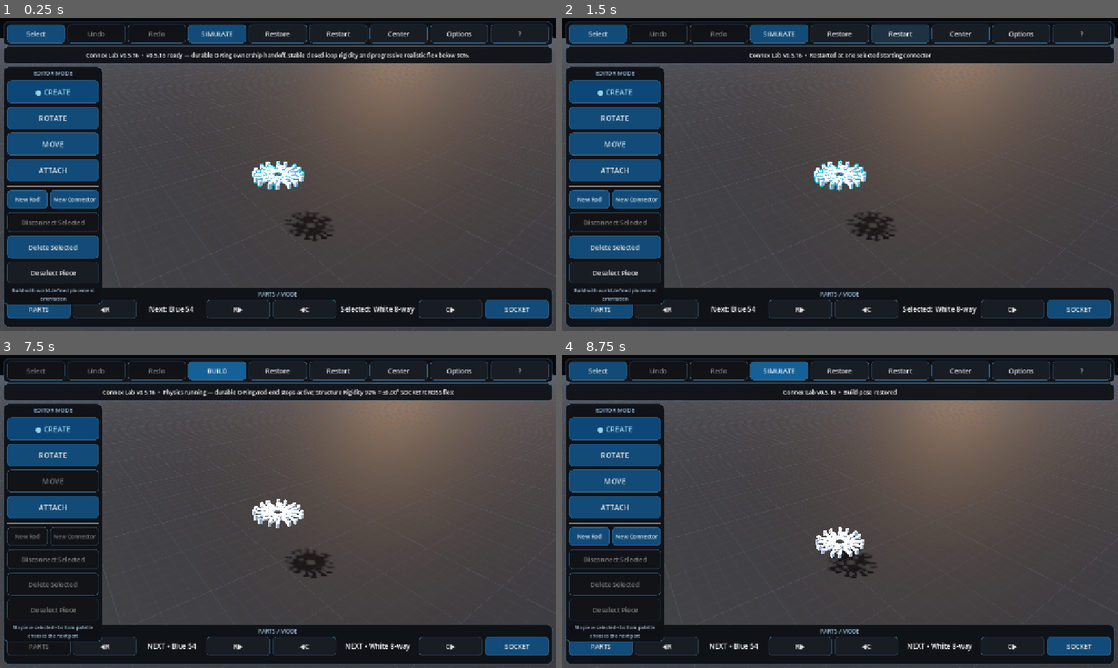
Above: before the commit, frames 1-4 (two rows, left to right).
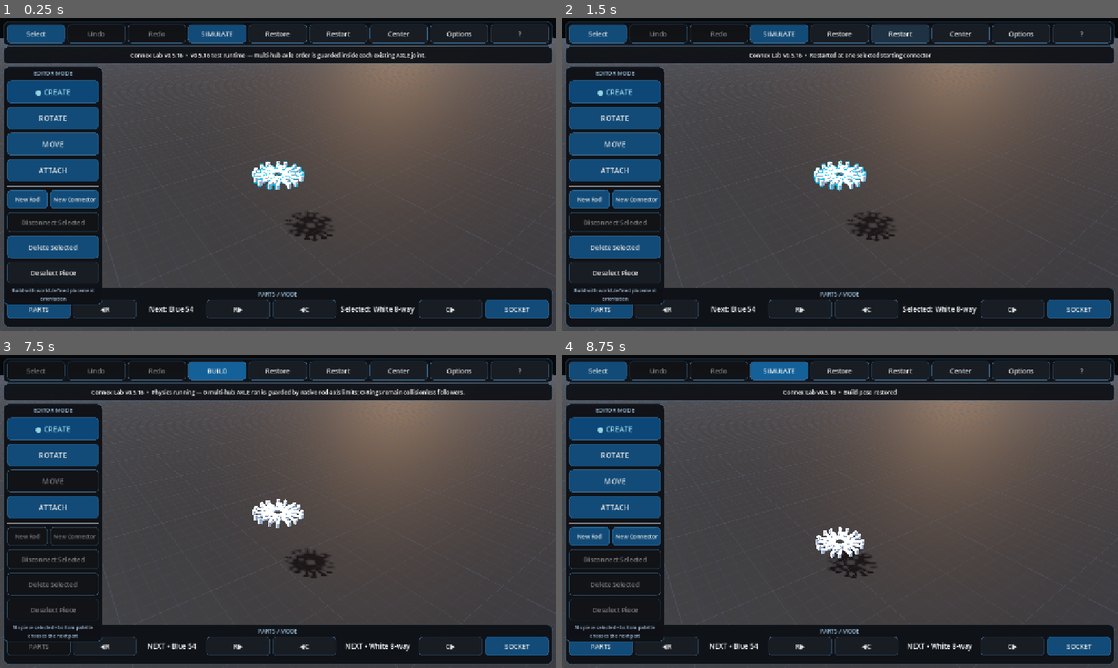
Above: after the commit, the same moments.

Repository: pixel375/connex
Game: Godot game, scene res://Main.tscn
The game is run twice, just before and just after one commit, with the same random seed, the same clock (stepped at 60 frames per second) and the same inputs.
Inputs:
- Up to frame 1 (0.25 s): no input
- Up to frame 2 (1.5 s): click "Restart" at 0.5 s; click "Restart" at 1.25 s
- Up to frame 3 (7.5 s): click "Restart" at 2 s; click "New Rod" at 2.75 s; click "● New Rod" at 3.5 s; click "New Rod" at 4.25 s; click "● New Rod" at 5 s; click "Select" at 5.75 s; click "SELECT…" at 6.5 s; click "SIMULATE" at 7.25 s
- Up to frame 4 (8.75 s): click "BUILD" at 8 s

The runs differ from the first frame. In frame 1, 0.8% of the frame differs, in the area x 15-85%, y 10-14%; in frame 2, nothing differs; in frame 3, 0.7%; in frame 4, nothing differs.

Commit message:
test: activate v075 native ranked axle runtime

Diff:
--- a/Main.tscn
+++ b/Main.tscn
@@ -1,8 +1,8 @@
 [gd_scene load_steps=3 format=3]
 
-; v0.5.16 stabilized follow-up runtime: res://scripts/main_v074.gd
+; v0.5.16 ranked native-limit diagnostic runtime: res://scripts/main_v075.gd
 ; v0.5.15 stable lineage marker: res://scripts/main_v071.gd
-[ext_resource type="Script" path="res://scripts/main_v074.gd" id="1_main"]
+[ext_resource type="Script" path="res://scripts/main_v075.gd" id="1_main"]
 [ext_resource type="Script" path="res://scripts/physics_slider_fix_v052.gd" id="2_physics_fix"]
 
 [node name="Main" type="Node3D"]
